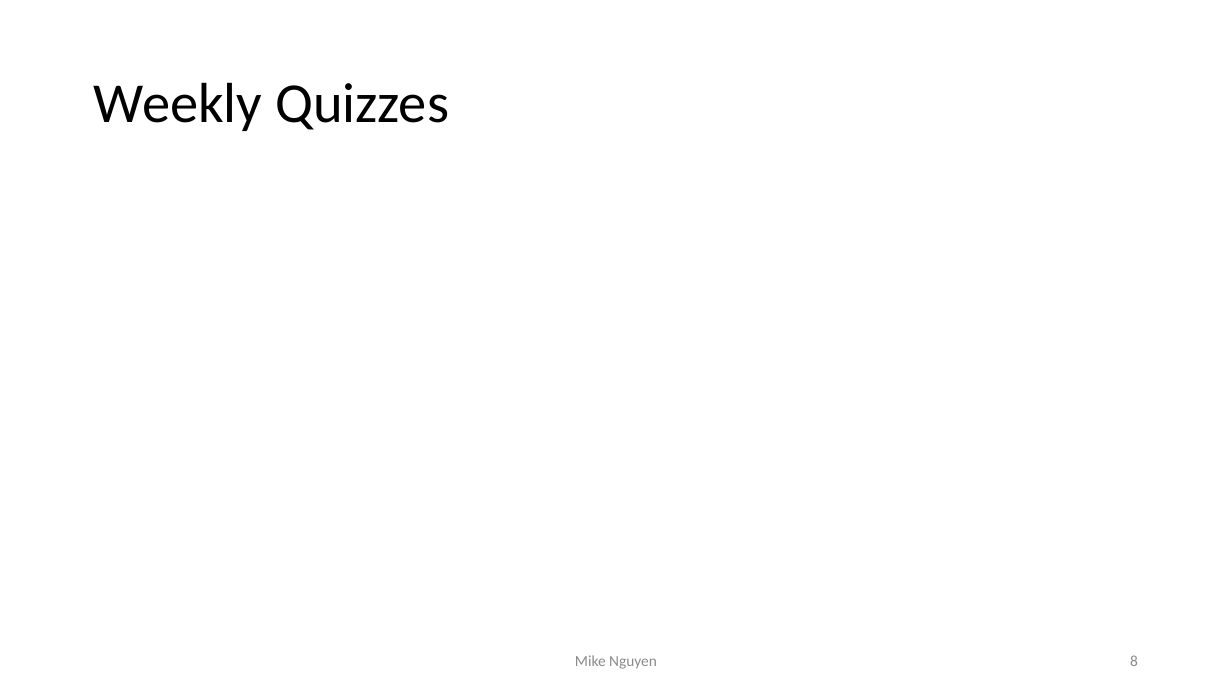
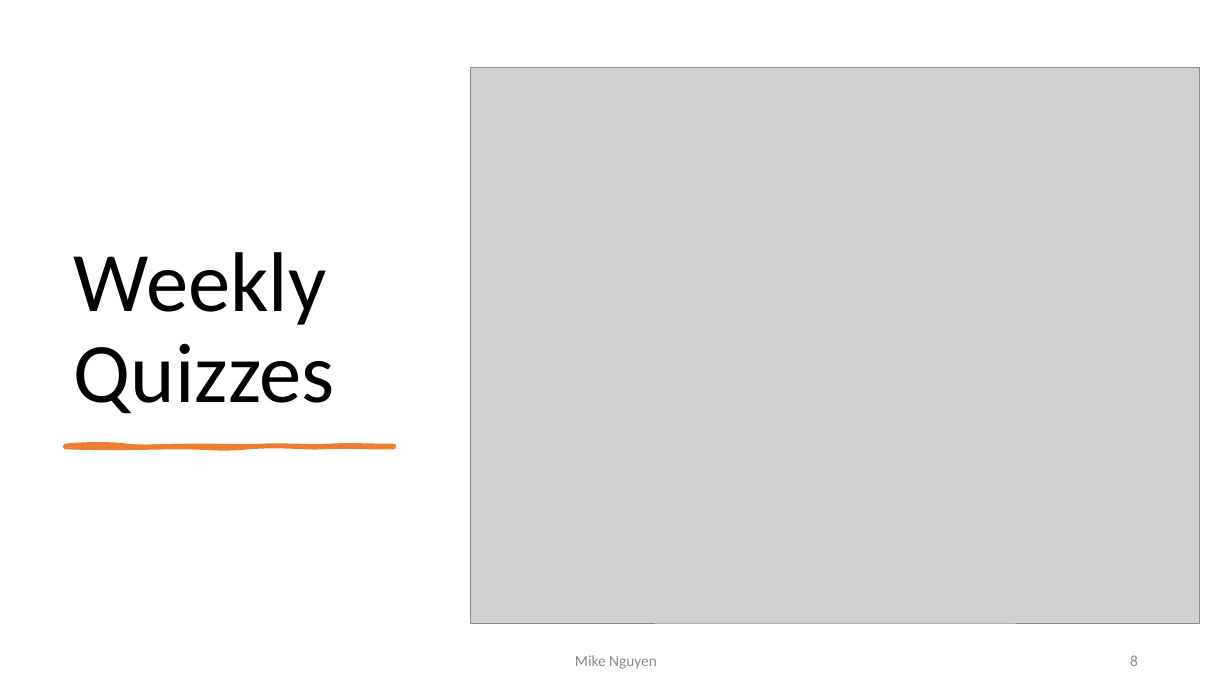
Before and after one commit to mikenguyen13/mar4050, a slide deck: slide 8 of lectures/1/1_Introduction to Marketing Research.pptx. Drawn at 1232x693 pixels with LibreOffice and Linux fonts; fonts in the diff are those of the drawing; grey boxes stand for pictures. Boxes give left, top, right and bottom in pixels: in the first picture for what was removed or moved away, otherwise in the second. Text is boxed around its words. In the diff, an @@ line names an element or a change of style, - is before the commit and + after.

```diff
--- a/lectures/1/1_Introduction to Marketing Research.pptx
+++ b/lectures/1/1_Introduction to Marketing Research.pptx
@@ title "Weekly Quizzes": place and size @@
-title "Weekly Quizzes" at box(94, 82, 449, 131)
+title "Weekly Quizzes" at box(74, 252, 335, 414)
@@ title "Weekly Quizzes" at box(74, 252, 335, 414): size 44 to 66 pt; vertical alignment middle to bottom @@
@@ picture added at box(470, 67, 1200, 624) @@
@@ freeform shape added at box(65, 445, 394, 447), fill #ED7D31, outline #ED7D31 3 pt @@
```
Also in this commit, not shown: 6 other slides changed, 2 slides added, 5 other files.
